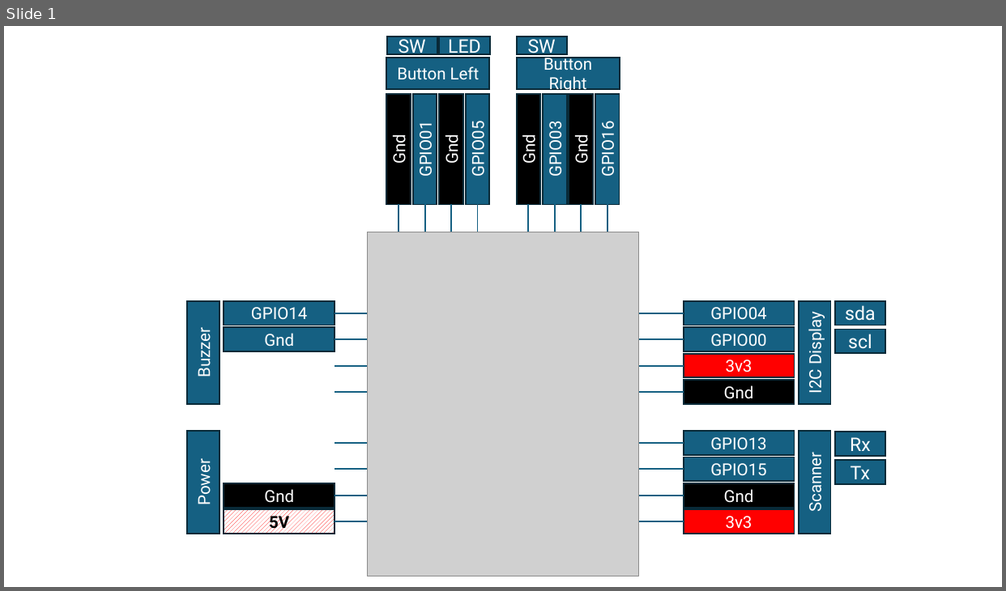
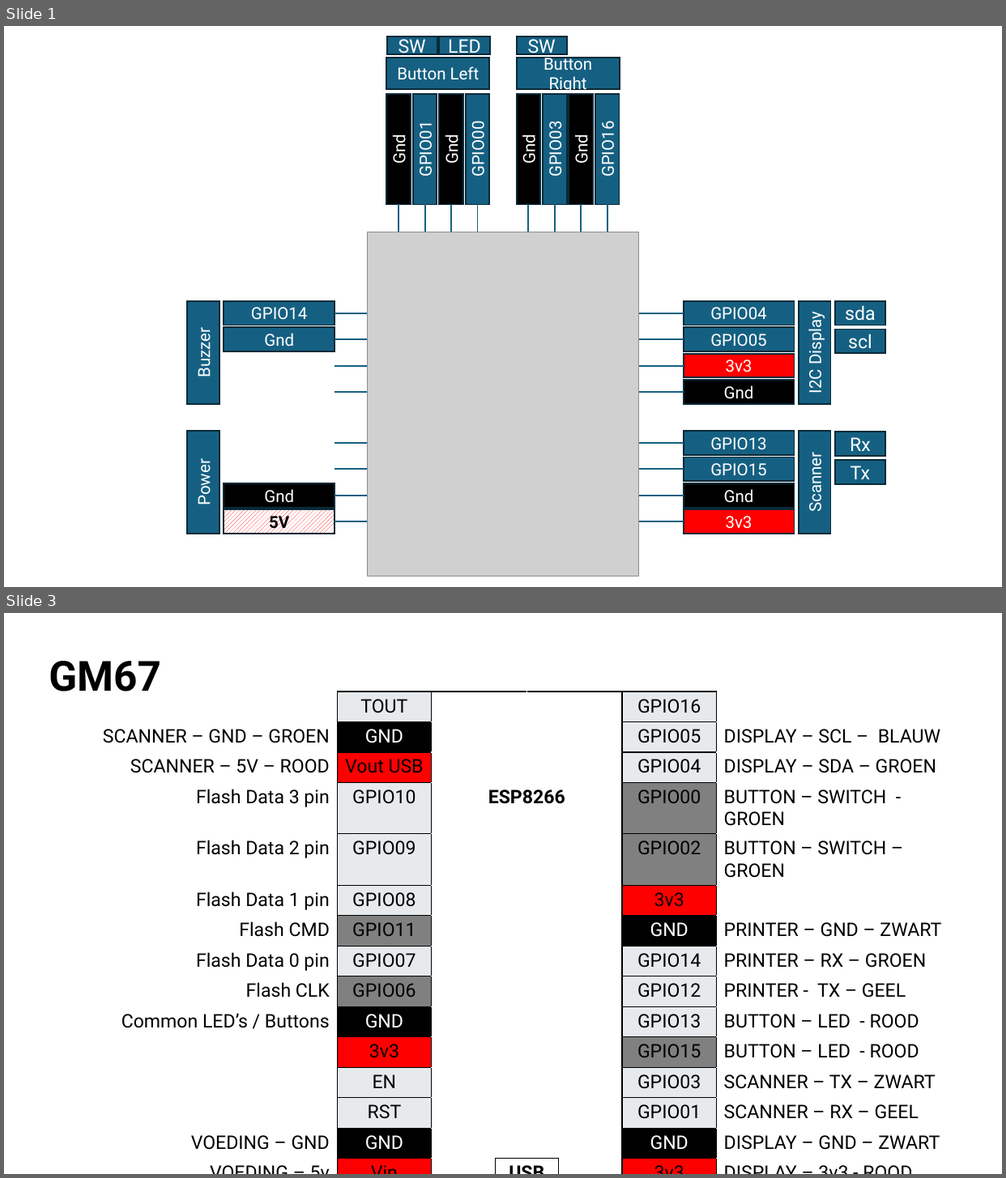
Before and after one commit to fvhemert/ESPHOME-BarcodeScanner, a slide deck: hardware/ESP board.pptx. Shown one above the other, each under a label of ours: slide 1 before the commit, slides 1 and 3 after it; the slides between them are not shown. The pictures are 1006x591 and 1006x1178 pixels, drawn with LibreOffice and Linux fonts; fonts in the diff are those of the drawing; grey boxes stand for pictures. Boxes give left, top, right and bottom in pixels: in the first picture for what was removed or moved away, otherwise in the second. Text is boxed around its words. In the diff, an @@ line names an element or a change of style, - is before the commit and + after.

```diff
--- a/hardware/ESP board.pptx
+++ b/hardware/ESP board.pptx
@@ slide 3 added at [4, 613, 1002, 1174], background #FFFFFF @@
@@ text added at [49, 661, 161, 692], 40 pt, text #000000, bold @@
+GM67
@@ table added at [87, 692, 967, 1153], 15 rows, 8 columns @@
+ | TOUT |  |  |  |  | GPIO16 | 
+SCANNER – GND – GROEN | GND |  |  |  |  | GPIO05 | DISPLAY – SCL – BLAUW
+SCANNER – 5V – ROOD | Vout USB |  |  |  |  | GPIO04 | DISPLAY – SDA – GROEN
+Flash Data 3 pin | GPIO10 | ESP8266 |  |  |  | GPIO00 | BUTTON – SWITCH - GROEN
+Flash Data 2 pin | GPIO09 |  |  |  |  | GPIO02 | BUTTON – SWITCH – GROEN
+Flash Data 1 pin | GPIO08 |  |  |  |  | 3v3 | 
+Flash CMD | GPIO11 |  |  |  |  | GND | PRINTER – GND – ZWART
+Flash Data 0 pin | GPIO07 |  |  |  |  | GPIO14 | PRINTER – RX – GROEN
+Flash CLK | GPIO06 |  |  |  |  | GPIO12 | PRINTER - TX – GEEL
+Common LED’s / Buttons | GND |  |  |  |  | GPIO13 | BUTTON – LED - ROOD
+ | 3v3 |  |  |  |  | GPIO15 | BUTTON – LED - ROOD
+ | EN |  |  |  |  | GPIO03 | SCANNER – TX – ZWART
+ | RST |  |  |  |  | GPIO01 | SCANNER – RX – GEEL
+VOEDING – GND | GND |  |  |  |  | GND | DISPLAY – GND – ZWART
+VOEDING – 5v | Vin |  | USB |  |  | 3v3 | DISPLAY – 3v3 - ROOD
@@ slide 1 changed as well @@
@@ text in rectangle at [467, 126, 488, 176]: text changed @@
-GPIO05
+GPIO00
@@ text in rectangle at [710, 334, 767, 347]: text changed @@
-GPIO00
+GPIO05
```
Also in this commit, not shown: 2 other slides added, 44 other files.
